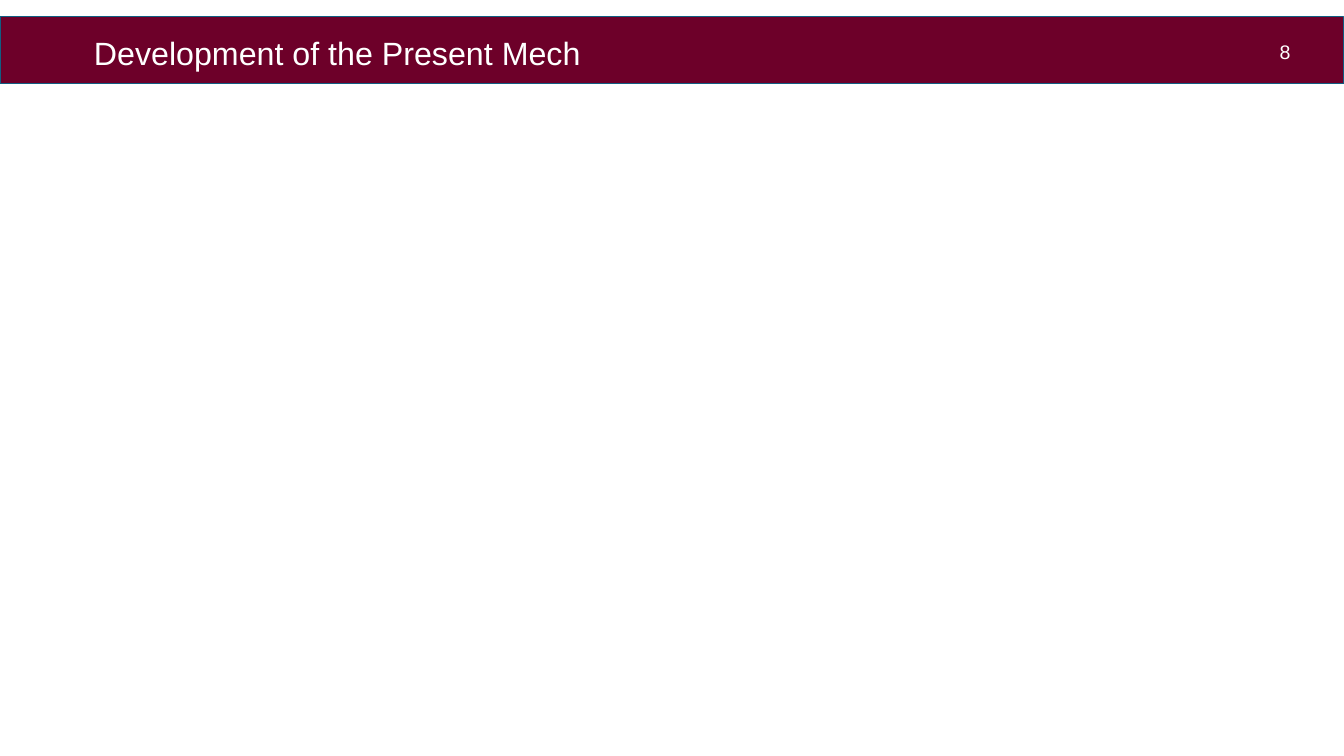
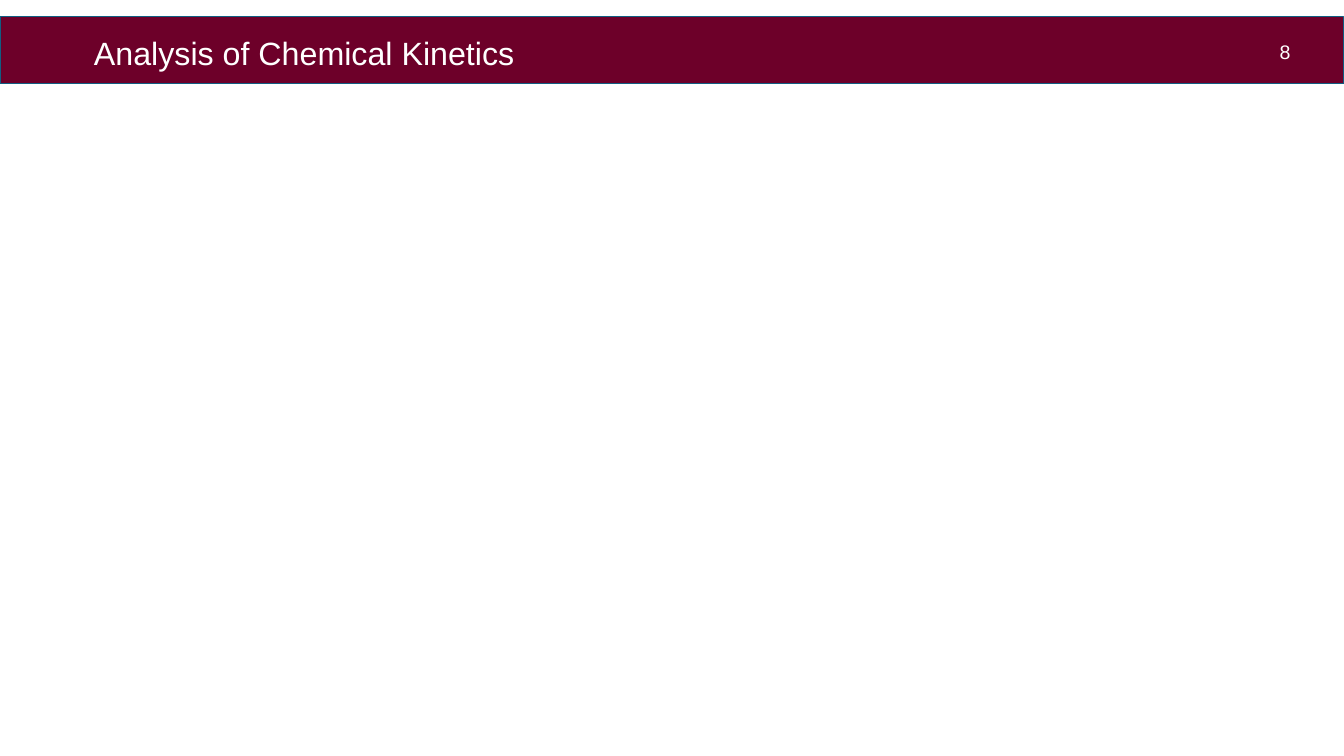
Before and after one commit to aahil-wq/lab-presentations, a slide deck: slide 9 of icfd2026/pres/kyushu_ppt_16-9.pptx. Drawn at 1344x756 pixels with LibreOffice and Linux fonts; fonts in the diff are those of the drawing; grey boxes stand for pictures; background and template pictures are left out. Boxes give left, top, right and bottom in pixels: in the first picture for what was removed or moved away, otherwise in the second. Text is boxed around its words. In the diff, an @@ line names an element or a change of style, - is before the commit and + after.

```diff
--- a/icfd2026/pres/kyushu_ppt_16-9.pptx
+++ b/icfd2026/pres/kyushu_ppt_16-9.pptx
@@ text at [94,41,515,72]: text changed @@
-Development of the Present Mech
+Analysis of Chemical Kinetics
```
Also in this commit, not shown: 2 other slides changed.
